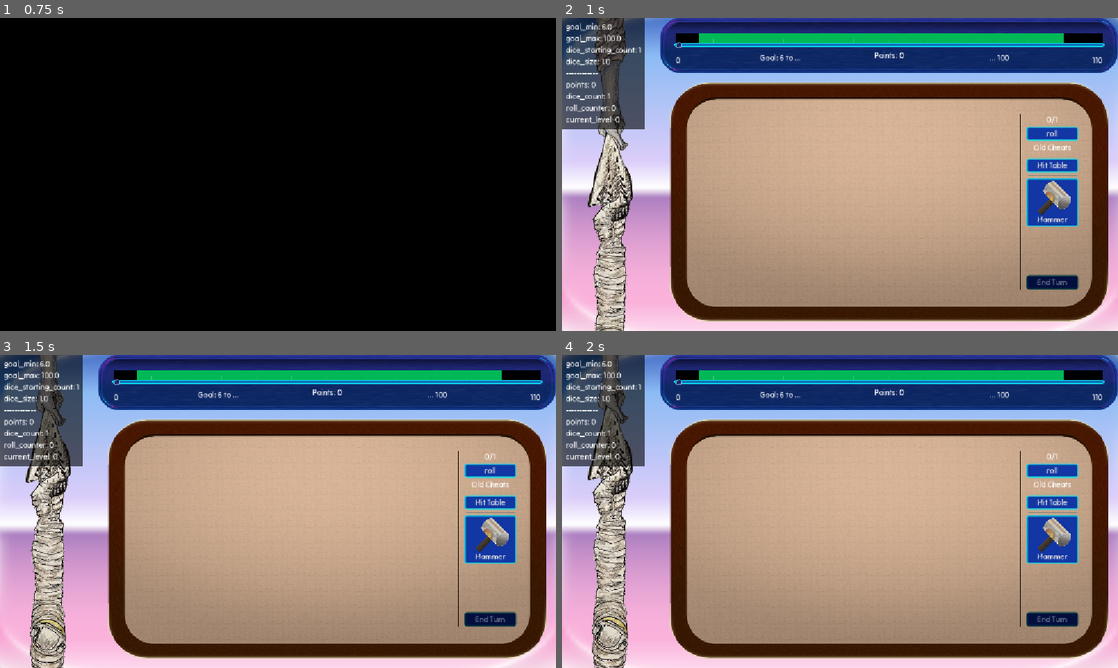
Above: before the commit, frames 1-4 (two rows, left to right).
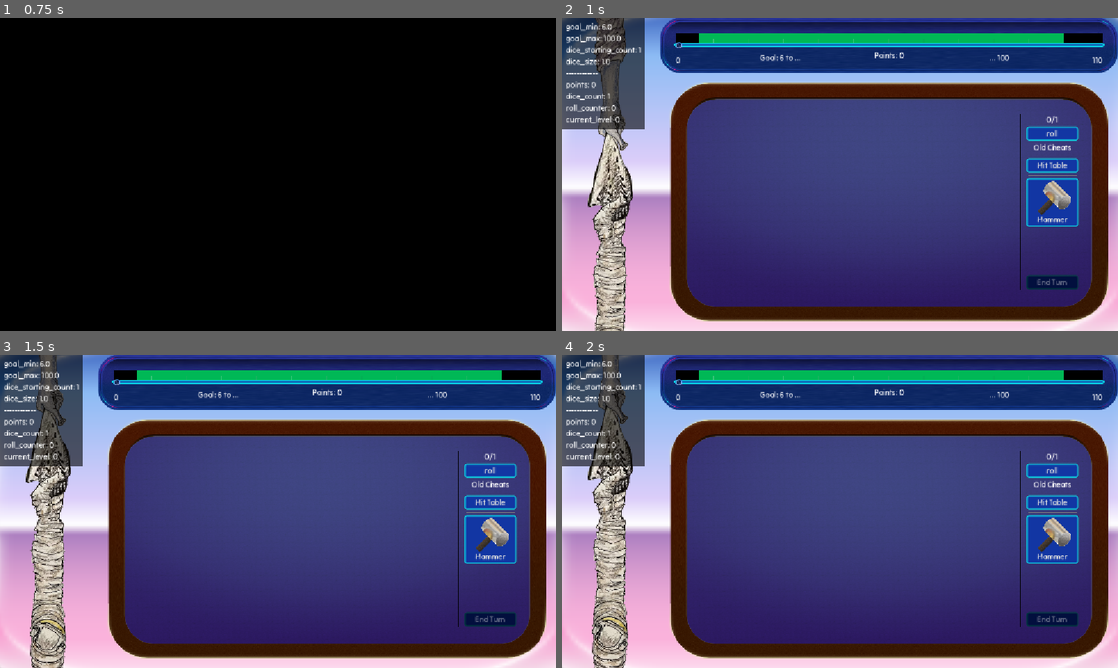
Above: after the commit, the same moments.

Repository: vhoyer/ludum_dare_60
Game: Godot game, scene res://stages/main_menu/main_menu.tscn
The game is run twice, just before and just after one commit, with the same random seed, the same clock (stepped at 60 frames per second) and the same inputs.
Inputs (mouse positions are in pixels of both pictures, inside the frame that each line leads up to):
- Up to frame 1 (0.75 s): click "start! ,)" at 0.5 s
- Up to frame 2 (1 s): no input
- Up to frame 3 (1.5 s): move the mouse to (400, 495) at 1.27 s; hold Right (ui_right) from 1.28 s (still down); tap K at 1.35 s; click (400, 495) at 1.42 s
- Up to frame 4 (2 s): keep holding Right (ui_right)

Frame 1 is identical in both runs. In frame 2, 45% of the frame differs, in the area x 22-96%, y 25-93%; in frame 3, 45%; in frame 4, 45%.

Commit message:
Arrowhead assets under GUI and added a helmet item

Diff:
--- a/components/game_table/game_table.tscn
+++ b/components/game_table/game_table.tscn
@@ -26,7 +26,7 @@
 axis_stretch_horizontal = 1
 
 [node name="Surface" type="NinePatchRect" parent="." unique_id=402797298]
-modulate = Color(0.9250591, 0.78387344, 0.6656046, 1)
+self_modulate = Color(0.2517333, 0.117999986, 0.59, 1)
 clip_children = 2
 layout_mode = 2
 texture = ExtResource("2_86wg2")
@@ -39,6 +39,7 @@
 axis_stretch_vertical = 1
 
 [node name="TextureRect" type="TextureRect" parent="Surface" unique_id=1389379479]
+modulate = Color(0.3168, 0.72, 0.54528, 1)
 material = SubResource("CanvasItemMaterial_86wg2")
 layout_mode = 1
 anchors_preset = 15
Binary file added: assets/gui/arrowhead1.png
Binary file added: assets/gui/arrowhead2.png
Binary file added: assets/items/helmet.png
